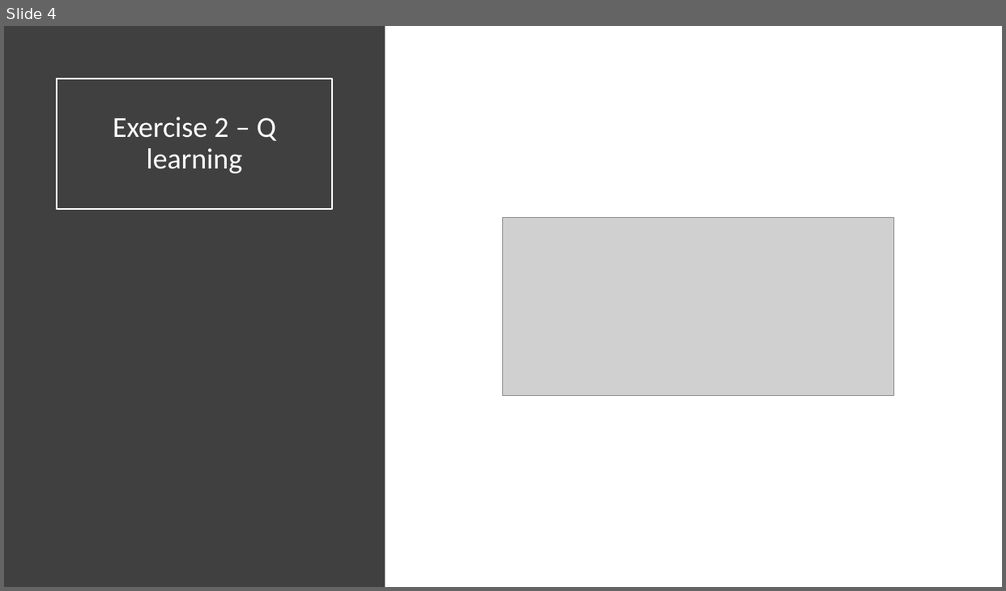
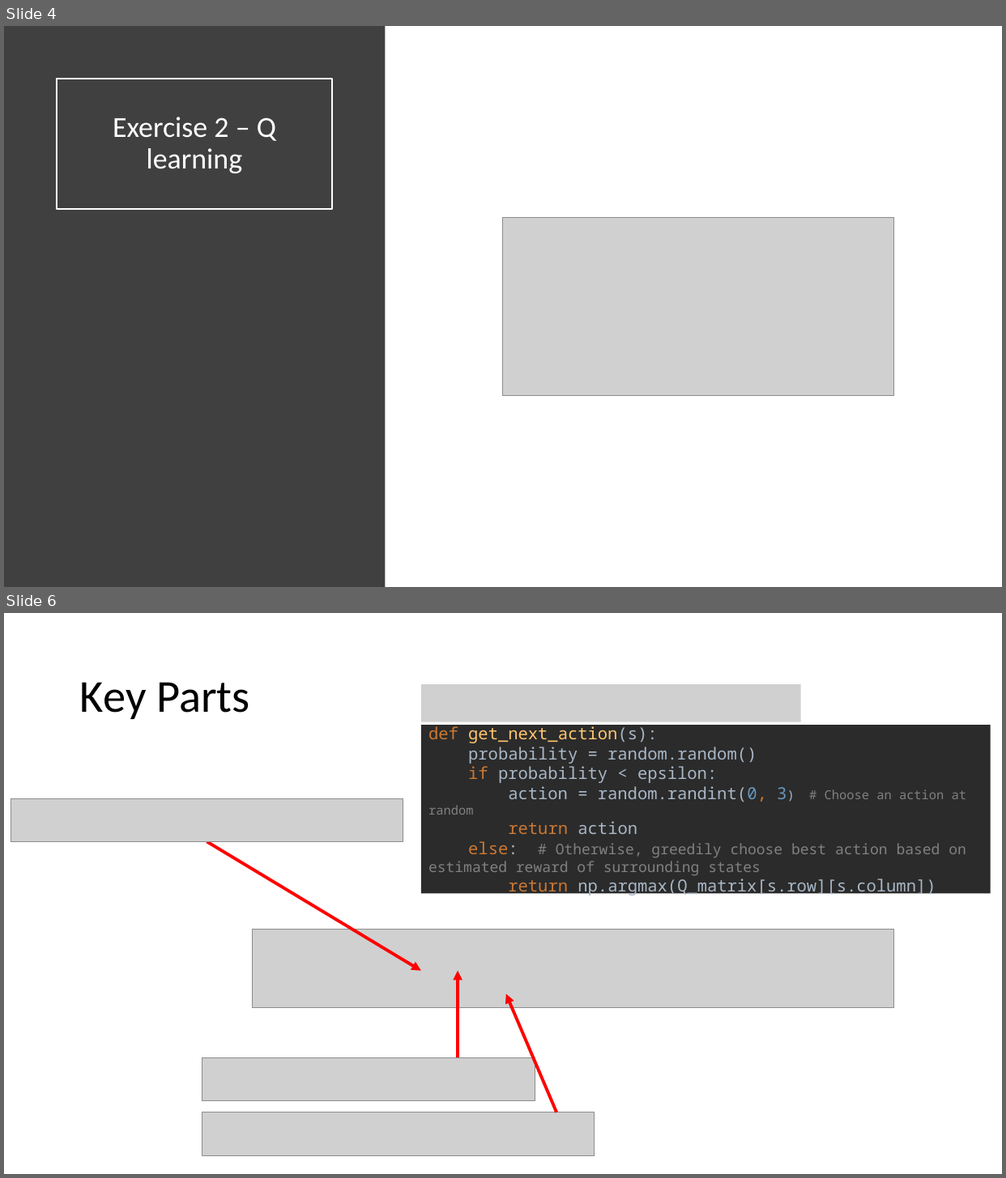
Before and after one commit to mpiffari/ReinforcementLearning2019, a slide deck: Presentation/SDU_SummerSchool_Presentation.pptx. Shown one above the other, each under a label of ours: slide 4 before the commit, slides 4 and 6 after it; the slides between them are not shown. The pictures are 1006x591 and 1006x1178 pixels, drawn with LibreOffice and Linux fonts; fonts in the diff are those of the drawing; grey boxes stand for pictures. Boxes give left, top, right and bottom in pixels: in the first picture for what was removed or moved away, otherwise in the second. Text is boxed around its words. In the diff, an @@ line names an element or a change of style, - is before the commit and + after.

```diff
--- a/Presentation/SDU_SummerSchool_Presentation.pptx
+++ b/Presentation/SDU_SummerSchool_Presentation.pptx
@@ slide 6 added at (4, 613, 1002, 1174), background #FFFFFF @@
@@ title added at (80, 682, 250, 719), 44 pt, text #000000 @@
+Key Parts
@@ picture added at (421, 684, 800, 722) @@
@@ rectangle added at (421, 725, 991, 894), fill #2B2B2B, 16 pt, text #A9B7C6 @@
+def get_next_action(s):
+probability = random.random()
+if probability < epsilon:
+action = random.randint(0, 3) # Choose an action at random
+return action
+else: # Otherwise, greedily choose best action based on estimated reward of surrounding states
+return np.argmax(Q_matrix[s.row][s.column])
@@ picture added at (10, 798, 403, 842) @@
@@ arrow added from (206, 842) to (421, 971), #FF0000 3 pt @@
@@ picture added at (253, 929, 894, 1007) @@
@@ arrow added from (458, 1058) to (458, 971), #FF0000 3 pt @@
@@ arrow added from (556, 1113) to (506, 994), #FF0000 3 pt @@
@@ picture added at (202, 1058, 535, 1101) @@
@@ picture added at (202, 1113, 594, 1157) @@
```
Also in this commit, not shown: 1 slide changed, 7 other slides added, 3 other files.
